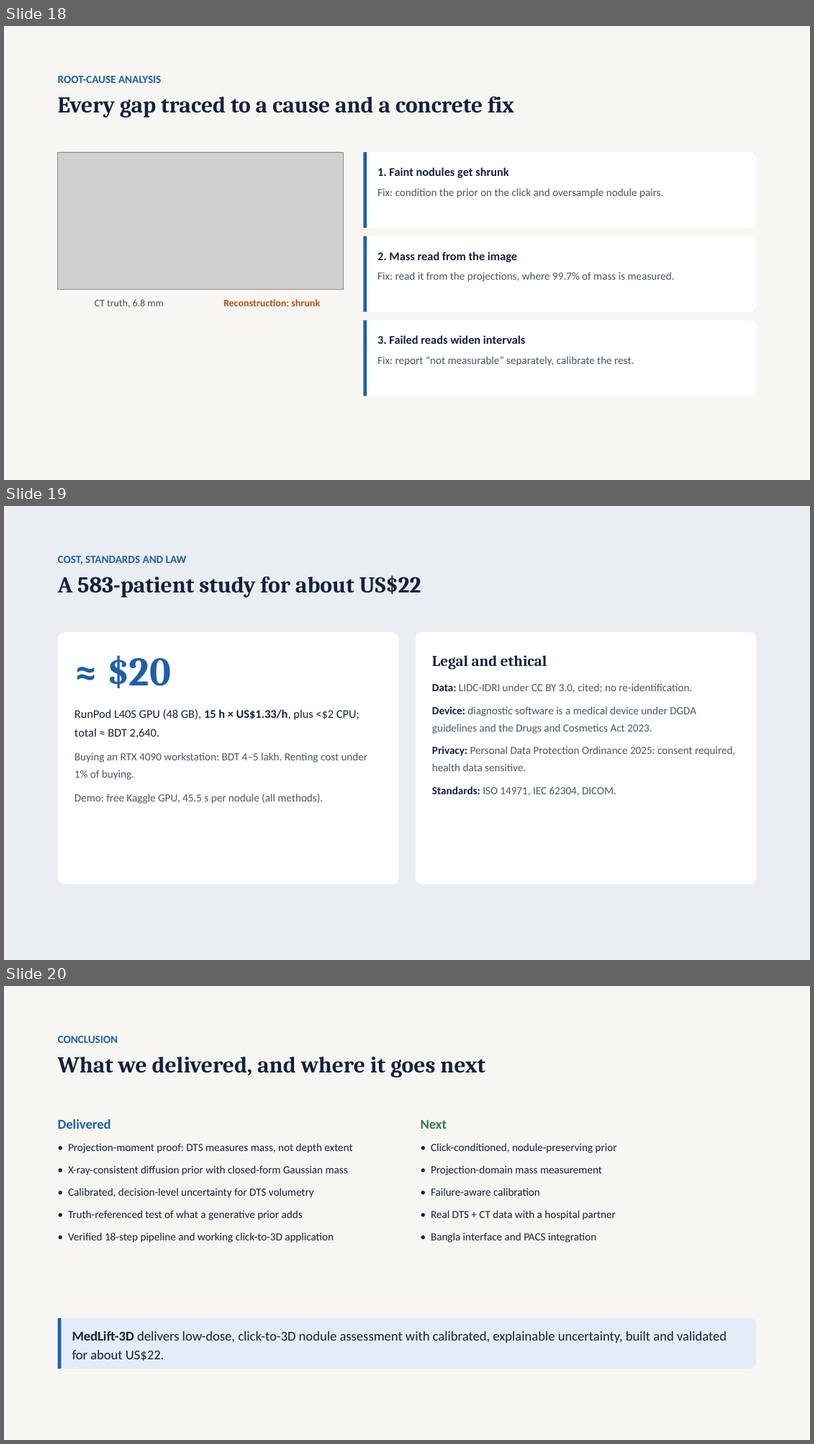
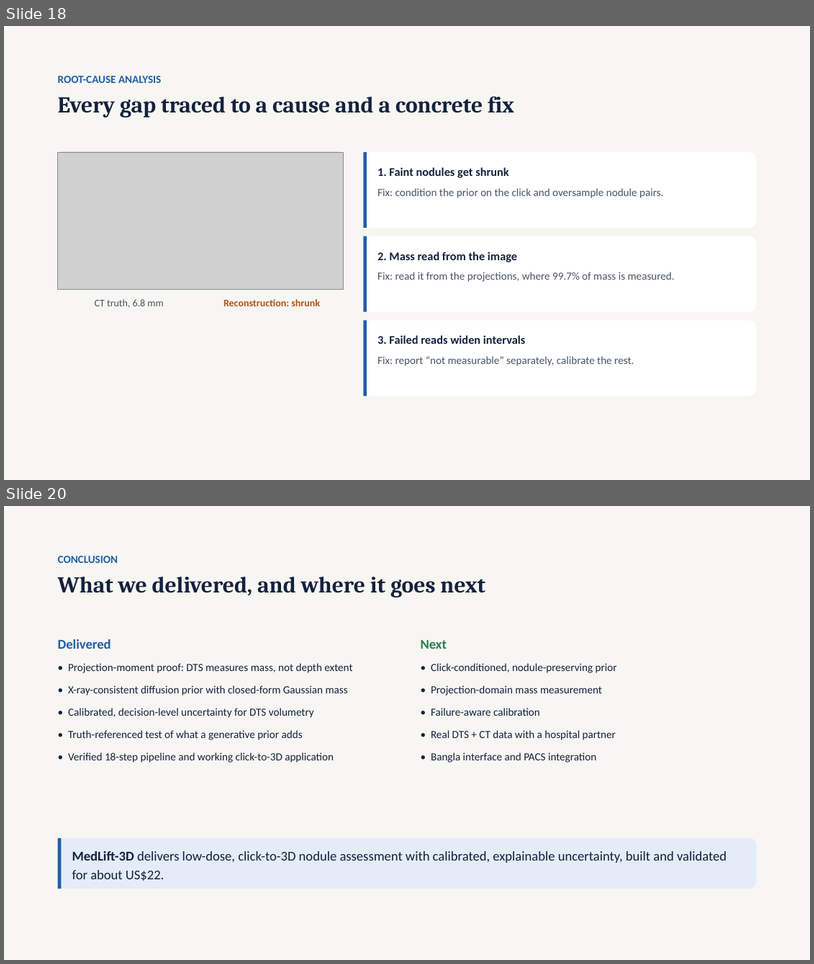
Before and after one commit to tcsquanta/medlift3d, a slide deck: report/MedLift3D_Defense.pptx. Shown one above the other, each under a label of ours: slides 18, 19 and 20 before the commit, slides 18 and 20 after it; the slides between them are not shown. The pictures are 814x1444 and 814x964 pixels, drawn with LibreOffice and Linux fonts; fonts in the diff are those of the drawing; grey boxes stand for pictures. Boxes give left, top, right and bottom in pixels: in the first picture for what was removed or moved away, otherwise in the second. Text is boxed around its words. In the diff, an @@ line names an element or a change of style, - is before the commit and + after.

```diff
--- a/report/MedLift3D_Defense.pptx
+++ b/report/MedLift3D_Defense.pptx
@@ slide 19 removed at <box>4,506,810,960</box>, background #EAEEF3 @@
@@ text removed at <box>58,556,187,564</box> @@
-COST, STANDARDS AND LAW
@@ text removed at <box>58,575,422,597</box> @@
-A 583-patient study for about US$22
@@ rounded rectangle removed at <box>58,632,399,884</box> @@
@@ rounded rectangle removed at <box>416,632,757,884</box> @@
@@ text removed at <box>75,655,368,803</box> @@
-≈ $20
-RunPod L40S GPU (48 GB), 15 h × US$1.33/h, plus <$2 CPU; total ≈ BDT 2,640.
-Buying an RTX 4090 workstation: BDT 4–5 lakh. Renting cost under 1% of buying.
-Demo: free Kaggle GPU, 45.5 s per nodule (all methods).
@@ text removed at <box>432,655,736,795</box> @@
-Legal and ethical
-Data: LIDC-IDRI under CC BY 3.0, cited; no re-identification.
-Device: diagnostic software is a medical device under DGDA guidelines and the Drugs and Cosmetics Act 2023.
-Privacy: Personal Data Protection Ordinance 2025: consent required, health data sensitive.
-Standards: ISO 14971, IEC 62304, DICOM.
```
Also in this commit, not shown: 1 slide added.
